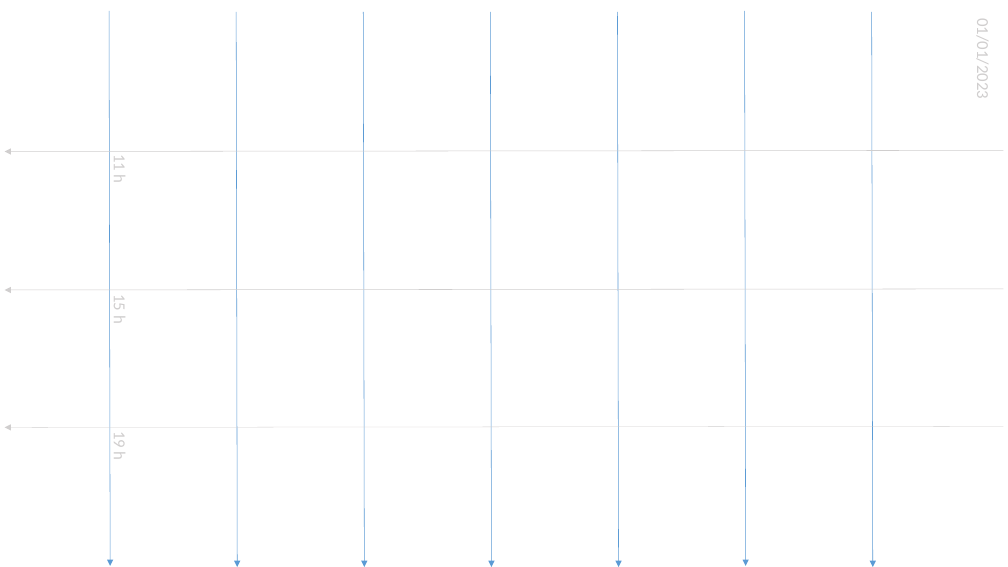
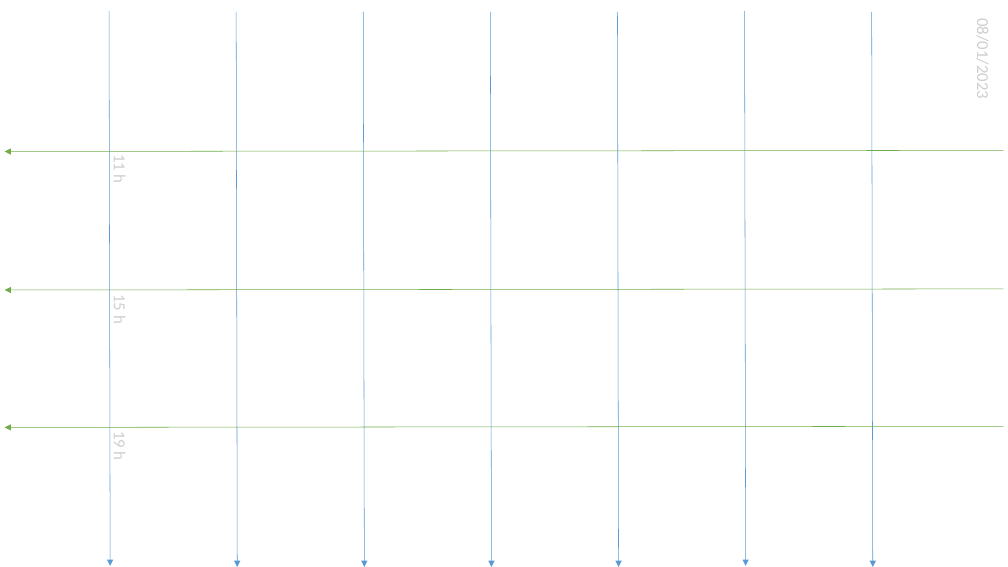
Before and after one commit to MUnilink/cubos, a slide deck: slide 1 of tempimento.pptx. Drawn at 1008x567 pixels with LibreOffice and Linux fonts; fonts in the diff are those of the drawing. Boxes give left, top, right and bottom in pixels: in the first picture for what was removed or moved away, otherwise in the second. Text is boxed around its words. In the diff, an @@ line names an element or a change of style, - is before the commit and + after.

Commit message:
retorno recesso

```diff
--- a/tempimento.pptx
+++ b/tempimento.pptx
@@ text at box(973, 27, 993, 97): text changed @@
-01/01/2023
+08/01/2023
@@ arrow (1003, 150) - (5, 151): stroke #D0CECE 0.5 pt to #70AD47 0.5 pt @@
@@ arrow (1003, 289) - (5, 290): stroke #D0CECE 0.5 pt to #70AD47 0.5 pt @@
@@ arrow (1003, 426) - (5, 427): stroke #D0CECE 0.25 pt to #70AD47 0.5 pt @@
```
